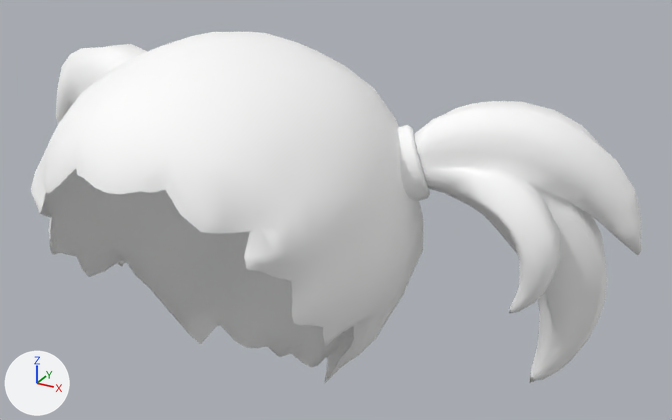
Before and after pictures for a commit that changed the FBX model Assets/BoZo_StylizedModularCharacters/Outfits/Base/HairBack/Outfit_HairBack_PonyTail/BSMC_Outfit_HairBack_TwinTailShort.fbx.
Camera for both pictures: a camera (50 mm lens) standing at (0.287, -0.402, 0.335) and looking at (0.046, 0.036, 0.116). The lights are fixed; the arrows at lower left show +X, +Y and +Z. Vertices at the same position are counted once.

Script lines for the objects in view, before the commit:
```python
me_mesh = bpy.data.meshes.new('Mesh')
me_mesh.from_pydata(...)  # 1458 vertices, 1444 faces; spans x -21.3..21.3, y -0.2..22.1, z -11.6..10.2
me_mesh.materials.append(mat_bsmc_outfit_hairback_ponytail_mat)  # its picture is missing
ob_bsmc_outfit_hairback_twintailshort = bpy.data.objects.new('BSMC_Outfit_HairBack_TwinTailShort', me_mesh)
ob_bsmc_outfit_hairback_twintailshort.location = (0.0, 0.0, 0.0)
ob_bsmc_outfit_hairback_twintailshort.rotation_euler = (1.571, 0.0, 0.0)  # degrees (90, 0, 0)
ob_bsmc_outfit_hairback_twintailshort.scale = (0.01, 0.01, 0.01)
```
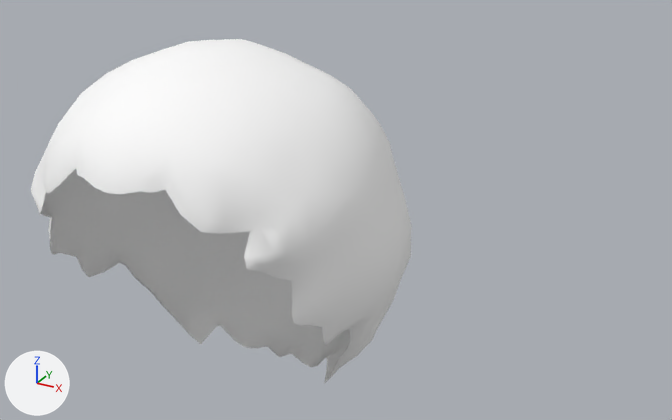
The newer file adds a shape key; the second version is drawn at full value of the shape key 'Tag_Hat' of 'HairBack_TwinTailShort', and the change is written as the vertex moves it makes.

Changed parts and their boxes (x1, y1, x2, y2) in the pictures (672 x 420 px; the box of a moved part takes in the faces that stretch with it):
'BSMC_Outfit_HairBack_TwinTailShort', reshaped (37% narrower): before (31, 32, 641, 383); after (31, 39, 412, 383)
part 1 of me_mesh, moved or reshaped (not visible afterwards): before (413, 101, 641, 383)
part 2 of me_mesh, moved or reshaped (not visible afterwards): before (397, 125, 430, 201)
part 3 of me_mesh, moved or reshaped (not visible afterwards): before (56, 44, 147, 267)
part 4 of me_mesh, moved or reshaped: before (45, 32, 424, 378); after (45, 39, 412, 378)

The change, as a diff of the scene's bpy script:
```diff
--- a/Assets/BoZo_StylizedModularCharacters/Outfits/Base/HairBack/Outfit_HairBack_PonyTail/BSMC_Outfit_HairBack_TwinTailShort.fbx.py
+++ b/Assets/BoZo_StylizedModularCharacters/Outfits/Base/HairBack/Outfit_HairBack_PonyTail/BSMC_Outfit_HairBack_TwinTailShort.fbx.py
@@ me_mesh @@
 # used by ob_bsmc_outfit_hairback_twintailshort; location = (0.0, 0.0, 0.0); rotation_euler = (1.571, 0.0, 0.0), in degrees (90, 0, 0); scale = (0.01, 0.01, 0.01)
-me_mesh.from_pydata(...)  # 1458 vertices, 1444 faces; spans x -21.3..21.3, y -0.2..22.1, z -11.6..10.2
+me_mesh.from_pydata(...)  # 1458 vertices, 1444 faces; spans x -9.9..9.9, y -0.2..21.9, z -9.3..10.2
+# me_mesh part 1: the loose piece of 431 vertices spanning x 7.7..21.3, y 1.1..18.7, z -11.6..-2.8 is scaled about its middle by (0.0835, 0.082, 0.0757), then moved by (-7.6, 5.7, 4.2)
+# me_mesh part 2: the loose piece of 61 vertices spanning x 6.7..10.3, y 12.5..17.0, z -6.9..-2.5 is scaled about its middle by (0.0852, 0.0814, 0.0694), then moved by (-2.1, 1.2, 1.9)
+# me_mesh part 3: the loose piece of 431 vertices spanning x -21.3..-7.7, y 1.1..18.7, z -11.6..-2.8 is scaled about its middle by (0.0835, 0.082, 0.0757), then moved by (7.6, 5.7, 4.2)
+# me_mesh part 4: 6 vertices moved within x -9.0..9.0, y 1.0..15.4, z -5.7..5.0; 277 vertices removed from x -10.1..10.1, y 1.4..22.1, z -11.4..5.1; 277 vertices added at x -9.9..9.9, y 1.4..21.9, z -9.3..5.2
 me_mesh.materials.append(mat_bsmc_outfit_hairback_ponytail_mat)
```
